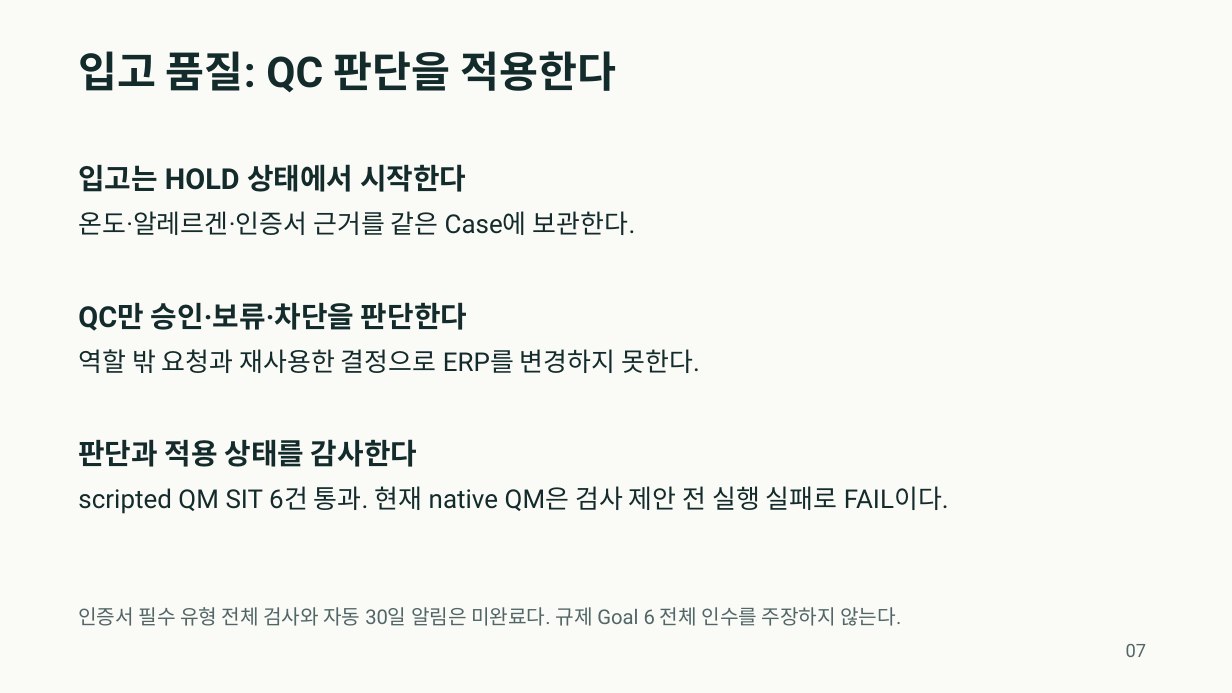
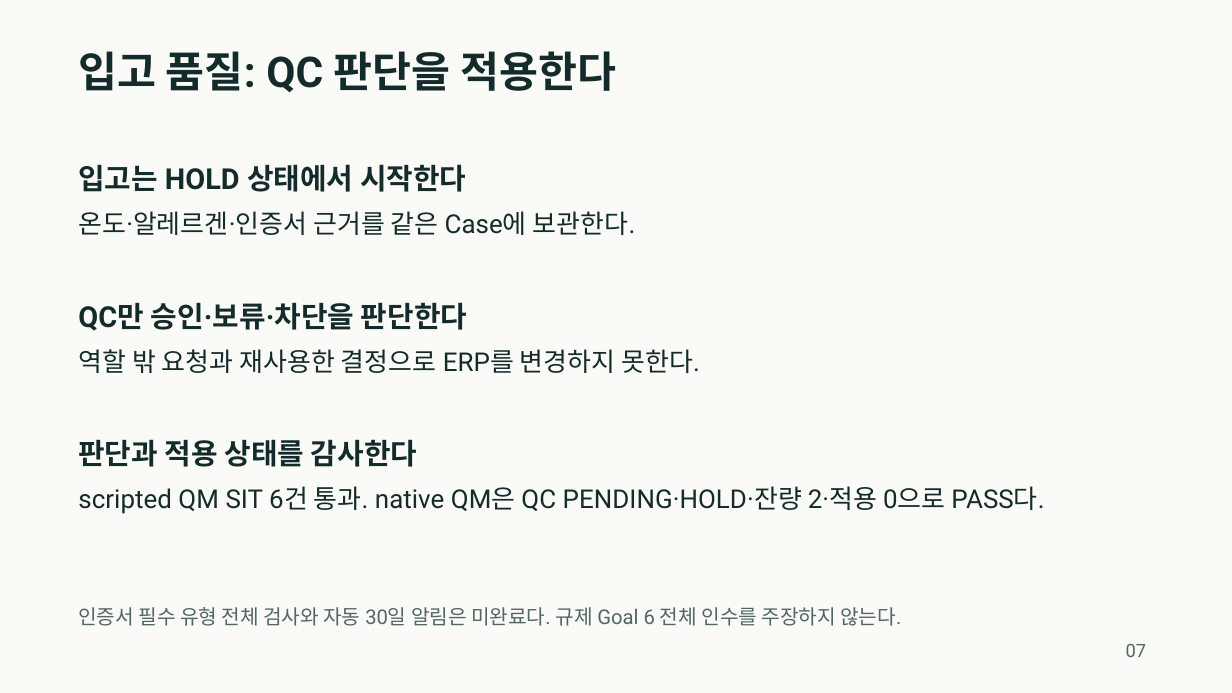
Before and after one commit to se0nghe0n/mulino-coreano-erp, a slide deck: slide 7 of docs/portfolio/mulino-coreano-portfolio-ko.pptx. Drawn at 1232x693 pixels with LibreOffice and Linux fonts; fonts in the diff are those of the drawing. Boxes give left, top, right and bottom in pixels: in the first picture for what was removed or moved away, otherwise in the second. Text is boxed around its words. In the diff, an @@ line names an element or a change of style, - is before the commit and + after.

Commit message:
docs(portfolio): 현재 Claude 다섯 업무 인수 증거 반영

```diff
--- a/docs/portfolio/mulino-coreano-portfolio-ko.pptx
+++ b/docs/portfolio/mulino-coreano-portfolio-ko.pptx
@@ text at bbox=[78, 486, 1044, 514]: text changed @@
-scripted QM SIT 6건 통과. 현재 native QM은 검사 제안 전 실행 실패로 FAIL이다.
+scripted QM SIT 6건 통과. native QM은 QC PENDING·HOLD·잔량 2·적용 0으로 PASS다.
```
Also in this commit, not shown: 3 other slides changed, 11 other files.
